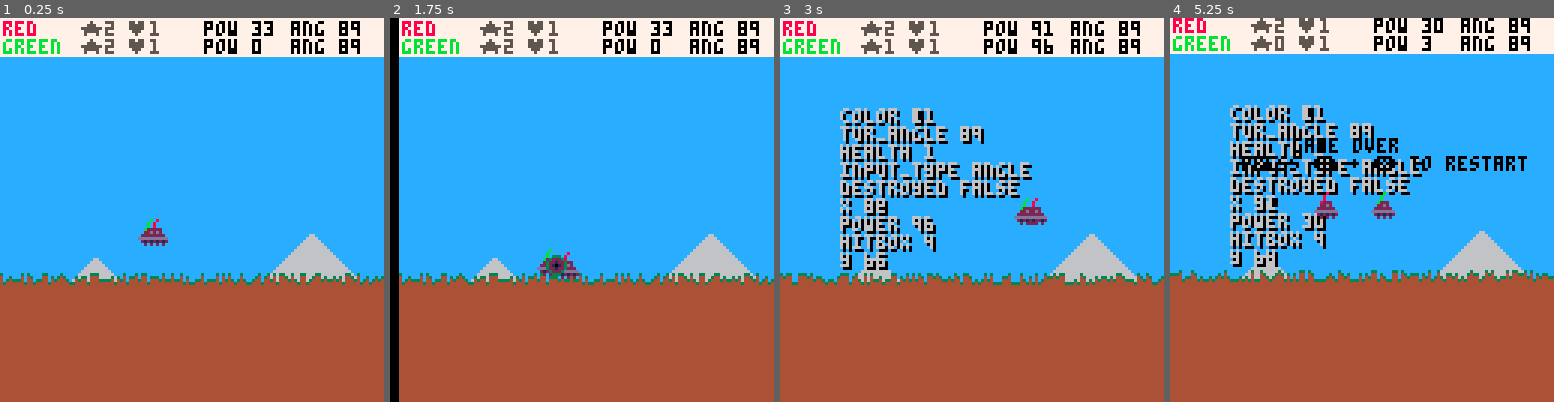
Above: before the commit, frames 1-4 (left to right).
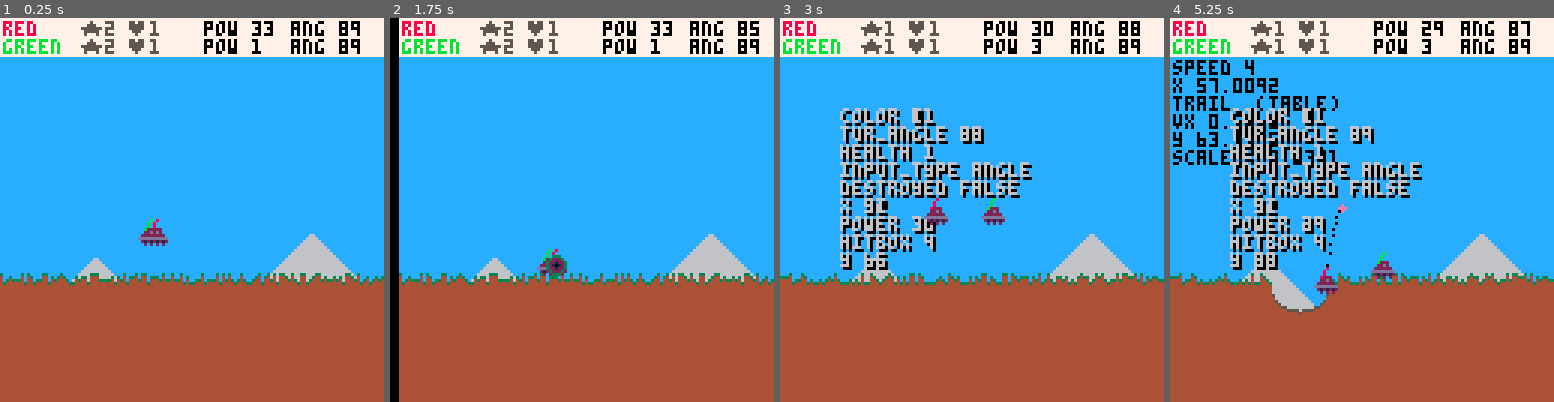
Above: after the commit, the same moments.

Repository: garrow/pico8
Game: PICO-8 cartridge carts/scorch.p8
The game is run twice, just before and just after one commit, with the same random seed, the same clock (stepped at 60 frames per second) and the same inputs.
Inputs:
- Up to frame 1 (0.25 s): no input
- Up to frame 2 (1.75 s): tap X (X key) at 0.33, 1.07 s; tap O (Z key) at 0.7, 1.7 s; hold Right from 1.6 s (still down)
- Up to frame 3 (3 s): tap X (X key) at 1.85, 2.97 s; release Right at 2.1 s; tap O (Z key) at 2.1, 2.5, 2.9 s; hold Up 2.15-2.42 s; hold Right from 2.47 s (still down)
- Up to frame 4 (5.25 s): release Right at 3.03 s; hold Left 3.08-3.58 s; tap O (Z key) every 0.4 s from 3.3 to 4.9 s; hold Down 3.63-3.97 s; hold Right 4.02-4.68 s; tap X (X key) at 4.08, 5.2 s; hold Up 4.73-5.03 s; hold Left from 5.08 s (still down)

The runs differ from the first frame. In frame 1, less than 0.1% of the frame differs, in the area x 65-68%, y 5-9%; in frame 2, 0.2%; in frame 3, 2.7%; in frame 4, 15%, in the area x 0-100%, y 0-78%.

Commit message:
Players can only adjust angle and power

Diff:
--- a/carts/scorch.p8
+++ b/carts/scorch.p8
@@ -33,6 +33,14 @@
 pink = 14
 tan = 15
 
+bt = {}
+bt.lt = 0
+bt.rt = 1
+bt.up = 2
+bt.dn = 3
+bt.ao = 4
+bt.bx = 5
+
 flame_sprite = 16
 
 
@@ -75,12 +83,14 @@
 
   score = {}
   player_1 = {
+    id = 0,
     color = red,
     name = "red",
     score = conf.starting_score
   }
 
   player_2 = {
+    id = 1,
     color = brightgreen,
     name = "green",
     score = conf.starting_score
@@ -240,33 +246,42 @@
     end
   end
 
-  move_player_tank(player1_tank, 0)
-  move_player_tank(player2_tank, 1)
+  -- move_player_tank(player1_tank, player_1.id)
+  -- move_player_tank(player2_tank, player_2.id)
 
   tank_on_ground_hax(player1_tank, terrain)
   tank_on_ground_hax(player2_tank, terrain)
 
-  -- foo =  { gat = 128 - terrain[""..player1_tank.y],  tx = player1_tank.x  }
-
-  if player1_tank.input_type == "angle" then
-    if btn(2, 0) then
-      na = (player1_tank.tur_angle + conf.turret_speed) % 360
-      player1_tank.tur_angle = na
-    end
-    if btn(3, 0) then
-      na = (player1_tank.tur_angle - conf.turret_speed) % 360
-      player1_tank.tur_angle = na
-    end
-  end
-
-  if player1_tank.input_type == "power" then
-    new_tank_power = player1_tank.power
-    if btn(2, 0) then new_tank_power = player1_tank.power + 1 end
-    if btn(3, 0) then new_tank_power = player1_tank.power - 1 end
-
-    player1_tank.power = clamp(new_tank_power, 1, conf.max_power)
-  end
-end
+  adjust_tank_angle(player1_tank, player_1)
+  adjust_tank_angle(player2_tank, player_2)
+
+  adjust_tank_power(player1_tank, player_1)
+  adjust_tank_power(player2_tank, player_2)
+end
+
+function adjust_tank_power(tank, player)
+  if tank.input_type == "power" or true then
+    new_tank_power = tank.power
+    if btn(bt.up, player.id) then new_tank_power = tank.power + 1 end
+    if btn(bt.dn, player.id) then new_tank_power = tank.power - 1 end
+
+    tank.power = clamp(new_tank_power, 1, conf.max_power)
+  end
+end
+
+function adjust_tank_angle(tank, player)
+  if tank.input_type == "angle" then
+    if btn(bt.lt, player.id) then
+      na = (tank.tur_angle + conf.turret_speed) % 360
+      tank.tur_angle = na
+    end
+    if btn(bt.rt, player.id) then
+      na = (tank.tur_angle - conf.turret_speed) % 360
+      tank.tur_angle = na
+    end
+  end
+end
+
 
 function tank_on_ground_hax(tank, terrain)
   tank_pos_on_terrain = 128 - conf.tank_height - terrain[""..tank.x]
@@ -284,10 +299,10 @@
 function move_player_tank(tank, player_id)
   if tank.destroyed then return end
 
-  if btn(0, player_id) then
+  if btn(b.lt, player_id) then
     tank.x = max(0, tank.x - conf.tank_speed)
   end
-  if btn(1, player_id) then
+  if btn(b.rt, player_id) then
     tank.x = min(128, tank.x + conf.tank_speed)
   end
 end
